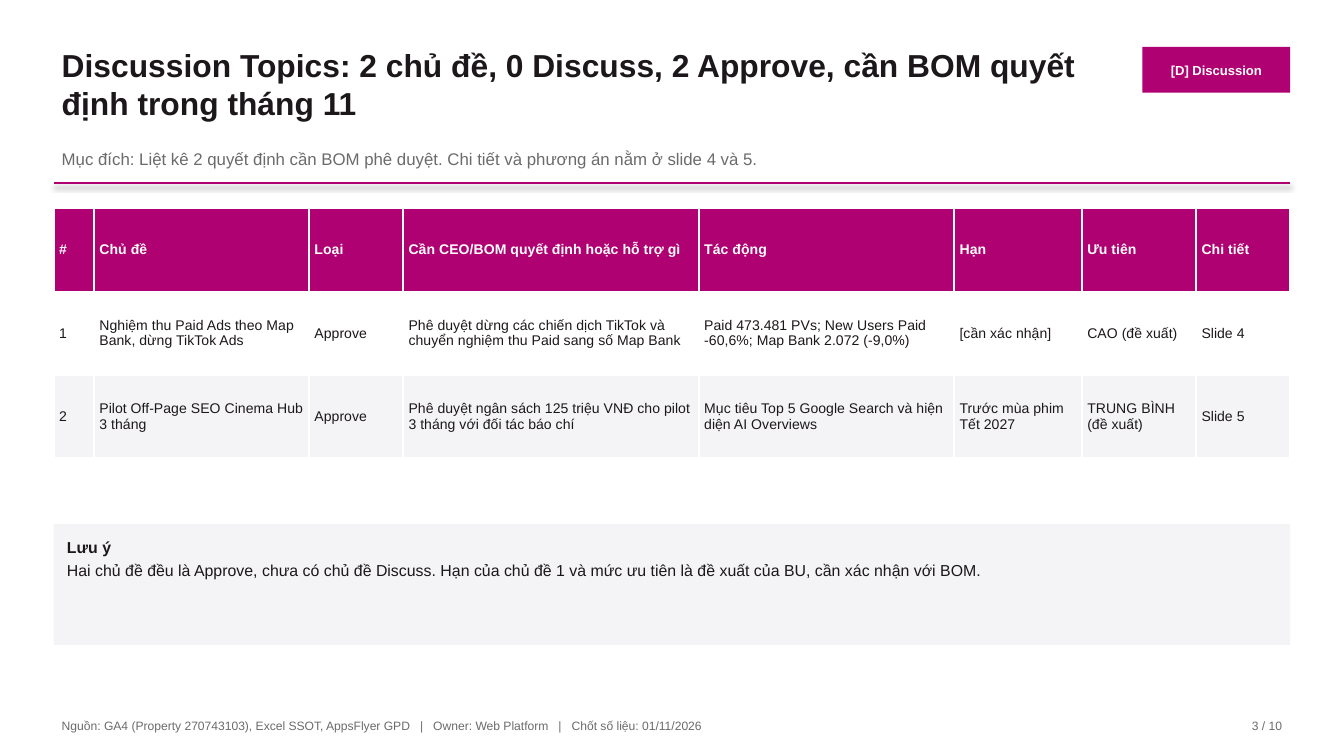
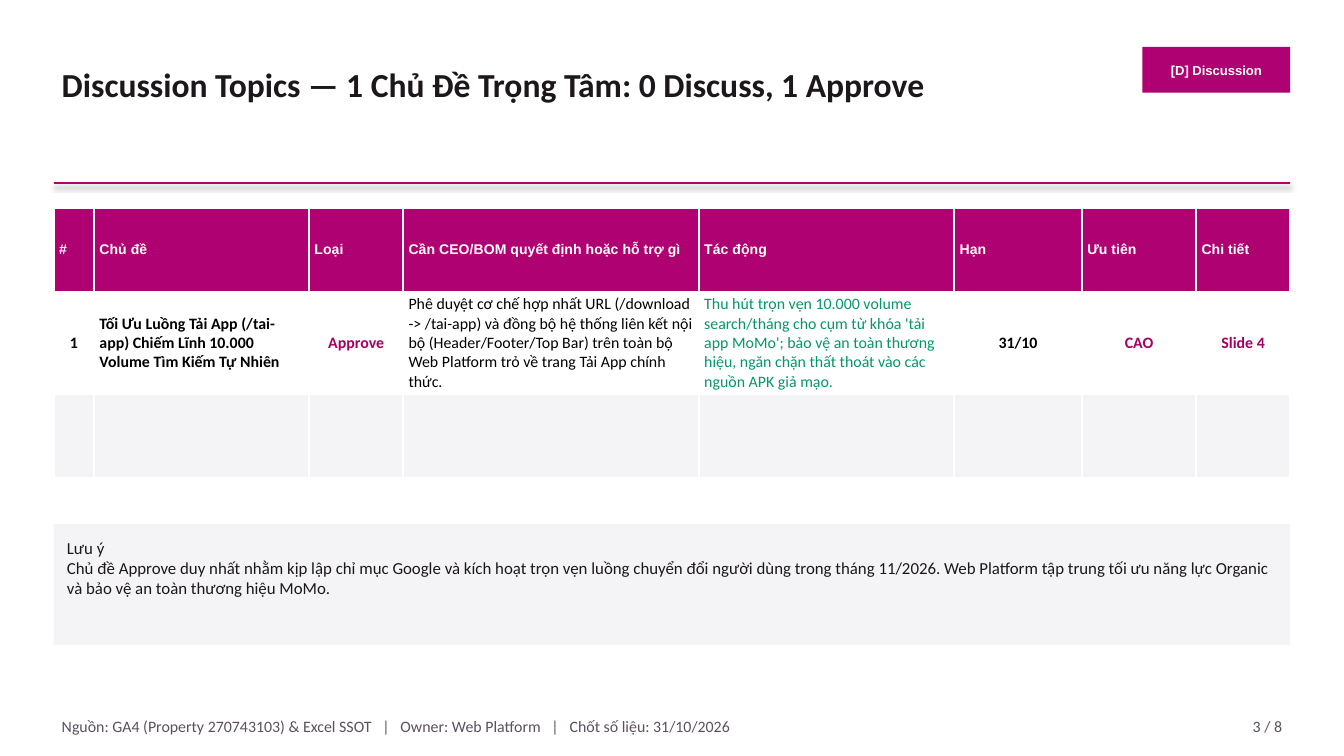
Before and after one commit to stormhoang/hienho-knowledgebase, a slide deck: slide 3 of 07_REPORTS/docs/presentations/Web_Platform_Thang_10_2026_Pyramid.pptx. Drawn at 1344x756 pixels with LibreOffice and Linux fonts; fonts in the diff are those of the drawing. Boxes give left, top, right and bottom in pixels: in the first picture for what was removed or moved away, otherwise in the second. Text is boxed around its words. In the diff, an @@ line names an element or a change of style, - is before the commit and + after.

Commit message:
fix(report): remove template meta sentences, remove AppsFlyer from footer, clean discussion and hub slides

```diff
--- a/07_REPORTS/docs/presentations/Web_Platform_Thang_10_2026_Pyramid.pptx
+++ b/07_REPORTS/docs/presentations/Web_Platform_Thang_10_2026_Pyramid.pptx
@@ text at [62,71,924,103]: text changed; size 17 to 18 pt; font Arial to Calibri @@
-Discussion Topics: 2 chủ đề, 0 Discuss, 2 Approve, cần BOM quyết định trong tháng 11
+Discussion Topics — 1 Chủ Đề Trọng Tâm: 0 Discuss, 1 Approve
@@ text removed at [62,151,757,169] @@
-Mục đích: Liệt kê 2 quyết định cần BOM phê duyệt. Chi tiết và phương án nằm ở slide 4 và 5.
@@ table at [54,208,1290,458] @@
-row 2: 1 | Nghiệm thu Paid Ads theo Map Bank, dừng TikTok Ads | Approve | Phê duyệt dừng các chiến dịch TikTok và chuyển nghiệm thu Paid sang số Map Bank | Paid 473.481 PVs; New Users Paid -60,6%; Map Bank 2.072 (-9,0%) | [cần xác nhận] | CAO (đề xuất) | Slide 4
+row 2: 1 | Tối Ưu Luồng Tải App (/tai-app) Chiếm Lĩnh 10.000 Volume Tìm Kiếm Tự Nhiên | Approve | Phê duyệt cơ chế hợp nhất URL (/download -> /tai-app) và đồng bộ hệ thống liên kết nội bộ (Header/Footer/Top Bar) trên toàn bộ Web Platform trỏ về trang Tải App chính thức. | Thu hút trọn vẹn 10.000 volume search/tháng cho cụm từ khóa 'tải app MoMo'; bảo vệ an toàn thương hiệu, ngăn chặn thất thoát vào các nguồn APK giả mạo. | 31/10 | CAO | Slide 4
-row 3: 2 | Pilot Off-Page SEO Cinema Hub 3 tháng | Approve | Phê duyệt ngân sách 125 triệu VNĐ cho pilot 3 tháng với đối tác báo chí | Mục tiêu Top 5 Google Search và hiện diện AI Overviews | Trước mùa phim Tết 2027 | TRUNG BÌNH (đề xuất) | Slide 5
+row 3:  |  |  |  |  |  |  | 
@@ size 7.5 to 8.5 pt, font Arial to Calibri, bold on in "1", "Approve", "Slide 4" @@
@@ text colour #1C171A to #000000 in "1" @@
@@ text colour #1C171A to #A50064 in "Approve", "Slide 4" @@
@@ alignment left to centre @@
@@ text in rectangle at [67,542,1268,597]: text changed; size 8.5 to 9 pt; font Arial to Calibri @@
-Lưu ý
-Hai chủ đề đều là Approve, chưa có chủ đề Discuss. Hạn của chủ đề 1 và mức ưu tiên là đề xuất của BU, cần xác nhận với BOM.
+Lưu ý
+Chủ đề Approve duy nhất nhằm kịp lập chỉ mục Google và kích hoạt trọn vẹn luồng chuyển đổi người dùng trong tháng 11/2026. Web Platform tập trung tối ưu năng lực Organic và bảo vệ an toàn thương hiệu MoMo.
@@ text at [62,720,730,735]: text changed; size 6.5 to 8.5 pt; font Arial to Calibri; text colour #6B6B6B to #5C5060 @@
-Nguồn: GA4 (Property 270743103), Excel SSOT, AppsFlyer GPD | Owner: Web Platform | Chốt số liệu: 01/11/2026
+Nguồn: GA4 (Property 270743103) & Excel SSOT | Owner: Web Platform | Chốt số liệu: 31/10/2026
@@ text at [1253,721,1282,732]: text changed; size 6.5 to 8.5 pt; font Arial to Calibri; text colour #6B6B6B to #5C5060 @@
-3 / 10
+3 / 8
```
Also in this commit, not shown: 7 other slides changed, 2 slides removed, 1 other file.
